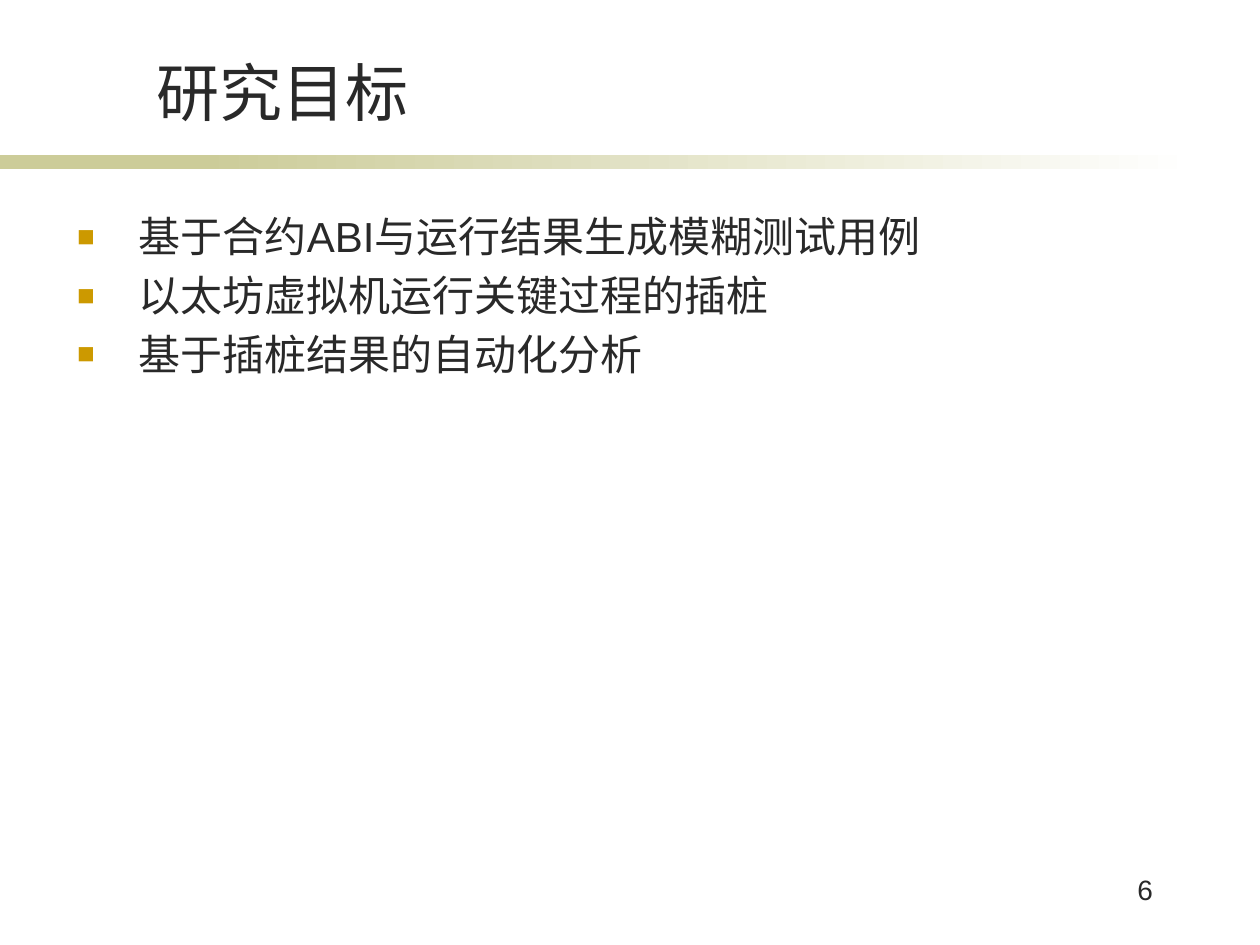
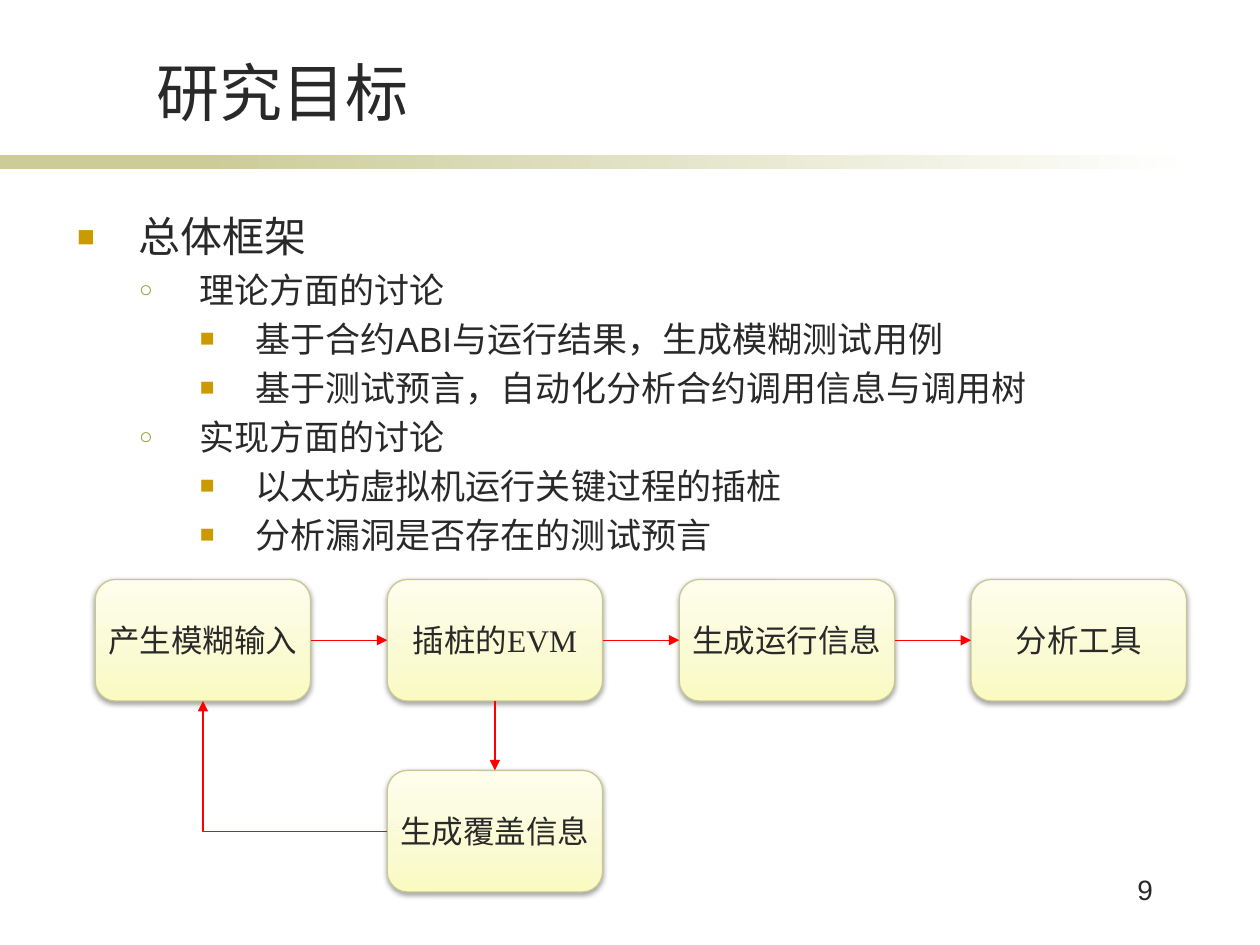
Before and after one commit to Chirachiino/ChainHacker, a slide deck: slide 9 of pre.pptx (slide 6 before the commit). Drawn at 1260x945 pixels with LibreOffice and Linux fonts; fonts in the diff are those of the drawing; background and template pictures are left out. Boxes give left, top, right and bottom in pixels: in the first picture for what was removed or moved away, otherwise in the second. Text is boxed around its words. In the diff, an @@ line names an element or a change of style, - is before the commit and + after.

```diff
--- a/pre.pptx
+++ b/pre.pptx
@@ text at bbox=[139, 216, 1026, 453]: text changed; size 24 to 20 pt @@
-■ 基于合约ABI与运行结果生成模糊测试用例
+■ 总体框架
+  ○ 理论方面的讨论
+    ■ 基于合约ABI与运行结果，生成模糊测试用例
+    ■ 基于测试预言，自动化分析合约调用信息与调用树
+  ○ 实现方面的讨论
@@ text at bbox=[255, 469, 781, 502]: size 24 to 20 pt in "以太坊虚拟机运行关键过程的插桩"; list level 1 to 3 in "以太坊虚拟机运行关键过程的插桩" @@
@@ text at bbox=[255, 518, 711, 551]: text changed; size 24 to 20 pt @@
-■ 基于插桩结果的自动化分析
+    ■ 分析漏洞是否存在的测试预言
@@ rounded rectangle added at bbox=[96, 580, 311, 702], fill gradient #FBFBC1 to #FBFBD3 to #FFFFED, outline #C9C994 0.75 pt, 18 pt, text #292929 @@
+产生模糊输入
@@ rounded rectangle added at bbox=[387, 580, 602, 702], fill gradient #FBFBC1 to #FBFBD3 to #FFFFED, outline #C9C994 0.75 pt, 18 pt, text #292929 @@
+插桩的EVM
@@ rounded rectangle added at bbox=[679, 580, 895, 702], fill gradient #FBFBC1 to #FBFBD3 to #FFFFED, outline #C9C994 0.75 pt, 18 pt, text #292929 @@
+生成运行信息
@@ rounded rectangle added at bbox=[971, 580, 1187, 702], fill gradient #FBFBC1 to #FBFBD3 to #FFFFED, outline #C9C994 0.75 pt, 18 pt, text #292929 @@
+分析工具
@@ arrow added from (311, 640) to (387, 640), #FF0000 0.75 pt @@
@@ arrow added from (602, 640) to (679, 640), #FF0000 0.75 pt @@
@@ arrow added from (895, 640) to (971, 640), #FF0000 0.75 pt @@
@@ elbow arrow added from (387, 832) to (203, 701), #FF0000 0.75 pt @@
@@ arrow added from (495, 701) to (495, 770), #FF0000 0.75 pt @@
@@ rounded rectangle added at bbox=[387, 770, 602, 892], fill gradient #FBFBC1 to #FBFBD3 to #FFFFED, outline #C9C994 0.75 pt, 18 pt, text #292929 @@
+生成覆盖信息
@@ page number at bbox=[1137, 880, 1153, 901]: text changed @@
-6
+9
```
Also in this commit, not shown: 11 other slides changed, 17 slides added, 2 slides removed, 9 other files.
